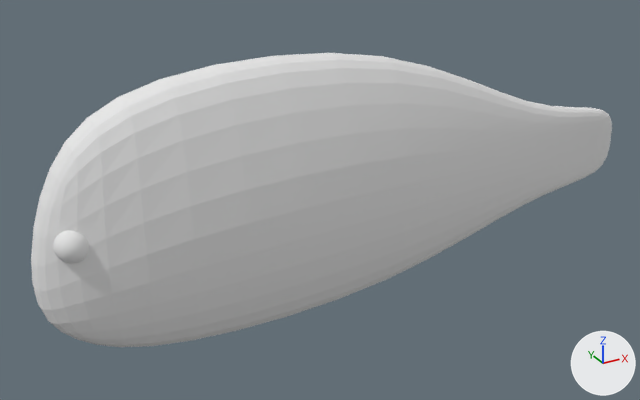
Before and after pictures for a commit that changed the Blender file assets/fish.blend.
Both versions are drawn from a 50 mm lens placed at (0.72, -5.33, 2.51), pointed at (3.75, 0.17, -0.25). Every picture has the same lights, and +X, +Y and +Z are marked at lower right.

The older version as bpy lines, for what is in view:
```python
me_cube = bpy.data.meshes.new('Cube')
me_cube.from_pydata(...)  # 509 vertices, 532 faces; spans x -1.0..1.16, y 0.0..0.55, z -1.83..3.32
me_cube.materials.append(mat_material)  # white #e7e7e7
ob_cube = bpy.data.objects.new('Cube', me_cube)
ob_cube.location = (3.288, 0.0, 0.0)
ob_cube.rotation_euler = (0.0, 1.571, 0.0)  # degrees (0, 90, 0)
_m = ob_cube.modifiers.new('Mirror', 'MIRROR')
_m.use_axis = (False, True, False)
_m = ob_cube.modifiers.new('Subsurf', 'SUBSURF')
```
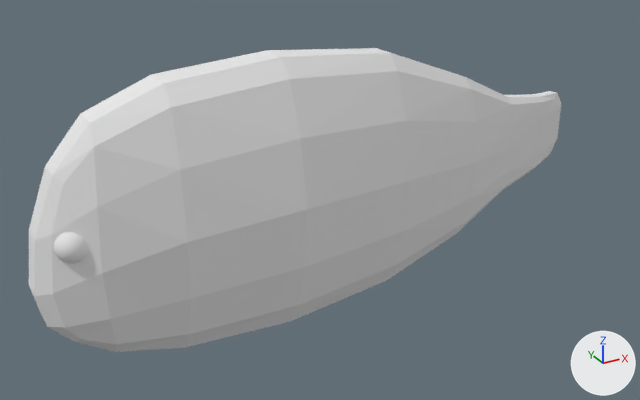
Commit message: Use blender model instead of plane as fish

Pixel boxes (x1, y1, x2, y2) of what changed, in the pictures (640 x 400 px):
'Cube', reshaped, modifiers changed (8% narrower): before (31, 53, 612, 347); after (29, 48, 561, 352)

What the commit changed:
me_cube is used by ob_cube; location (3.288, 0.0, 0.0); rotation (0.0, 1.571, 0.0), in degrees (0, 90, 0).
me_cube had 509 vertices, 532 faces and spanned x -1.0..1.16, y 0.0..0.55, z -1.83..3.32.
me_cube now has 4134 vertices, 8256 faces and spans x -1.0..1.09, y -0.45..0.64, z -1.78..3.26.
me_cube part 1: the loose piece of 27 vertices spanning x -1.0..1.16, y 0.0..0.55, z -1.83..3.32 is rebuilt with 162 vertices and now spans x -1.0..1.09, y -0.45..0.64, z -1.78..3.26.
Object 'Cube' (ob_cube) loses its MIRROR modifier named 'Mirror'.
Modifier setting removed (it was use_axis = (False, True, False)).
Object 'Cube' (ob_cube) loses its SUBSURF modifier named 'Subsurf'.
